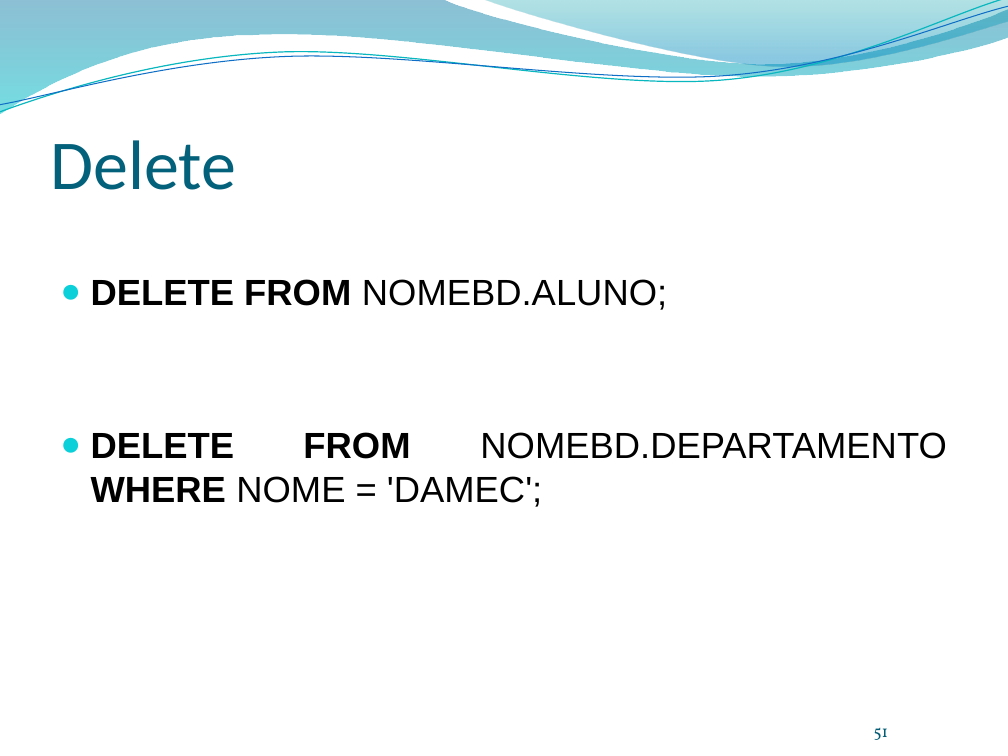
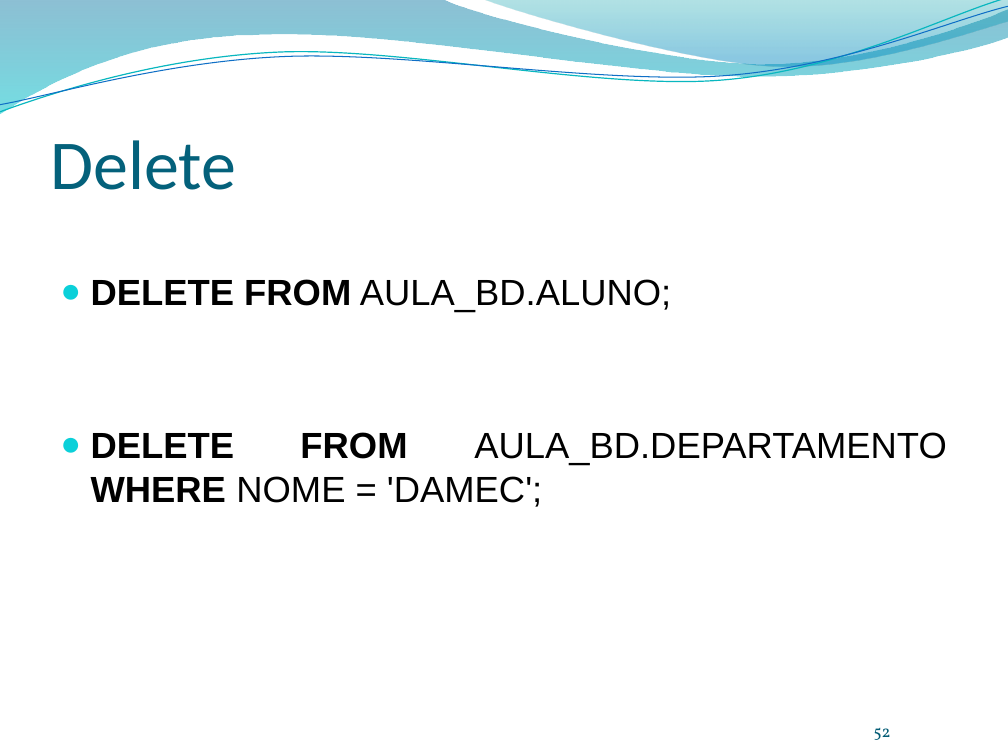
Before and after one commit to leonardopordeus/BD, a slide deck: slide 52 of Aula01.pptx (slide 51 before the commit). Drawn at 1008x756 pixels with LibreOffice and Linux fonts; fonts in the diff are those of the drawing; background and template pictures are left out. Boxes give left, top, right and bottom in pixels: in the first picture for what was removed or moved away, otherwise in the second. Text is boxed around its words. In the diff, an @@ line names an element or a change of style, - is before the commit and + after.

```diff
--- a/Aula01.pptx
+++ b/Aula01.pptx
@@ text at <box>91,279,947,507</box>: text changed @@
-● DELETE FROM NOMEBD.ALUNO;
-● DELETE FROM NOMEBD.DEPARTAMENTO WHERE NOME = 'DAMEC';
+● DELETE FROM AULA_BD.ALUNO;
+● DELETE FROM AULA_BD.DEPARTAMENTO WHERE NOME = 'DAMEC';
@@ page number at <box>874,728,891,740</box>: text changed @@
-51
+52
```
Also in this commit, not shown: 8 other slides changed, 1 slide added, 1 other file.
